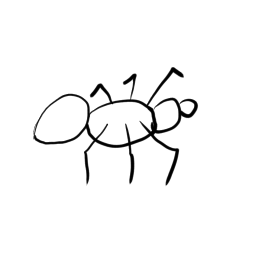
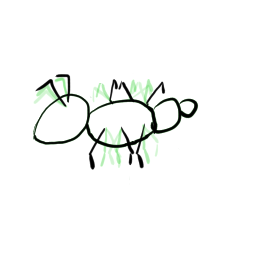
Layers edited between the first and the second (256, 256) image:
painted on "Layer 2" over left=33, top=67, right=199, bottom=187
